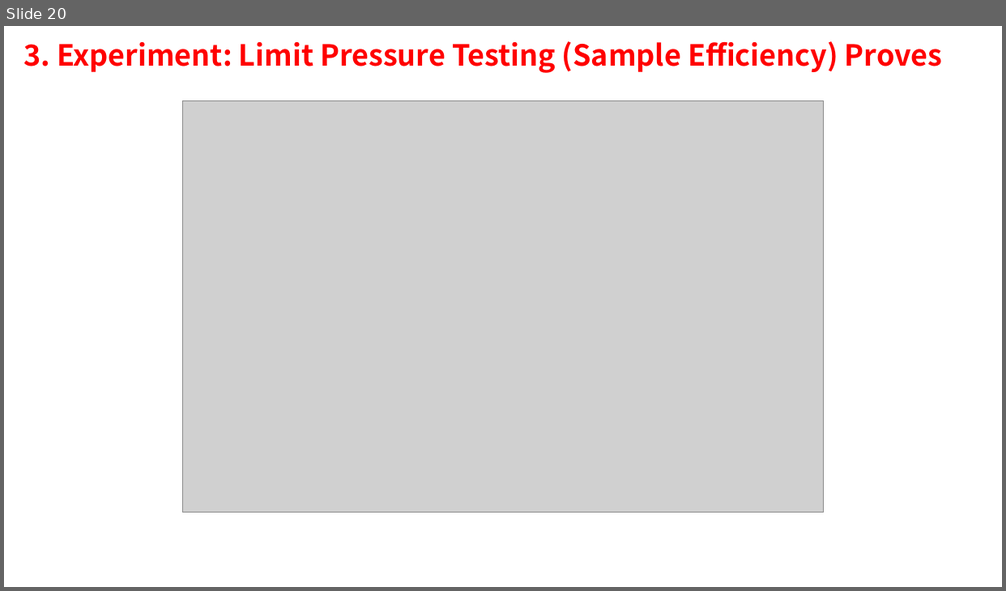
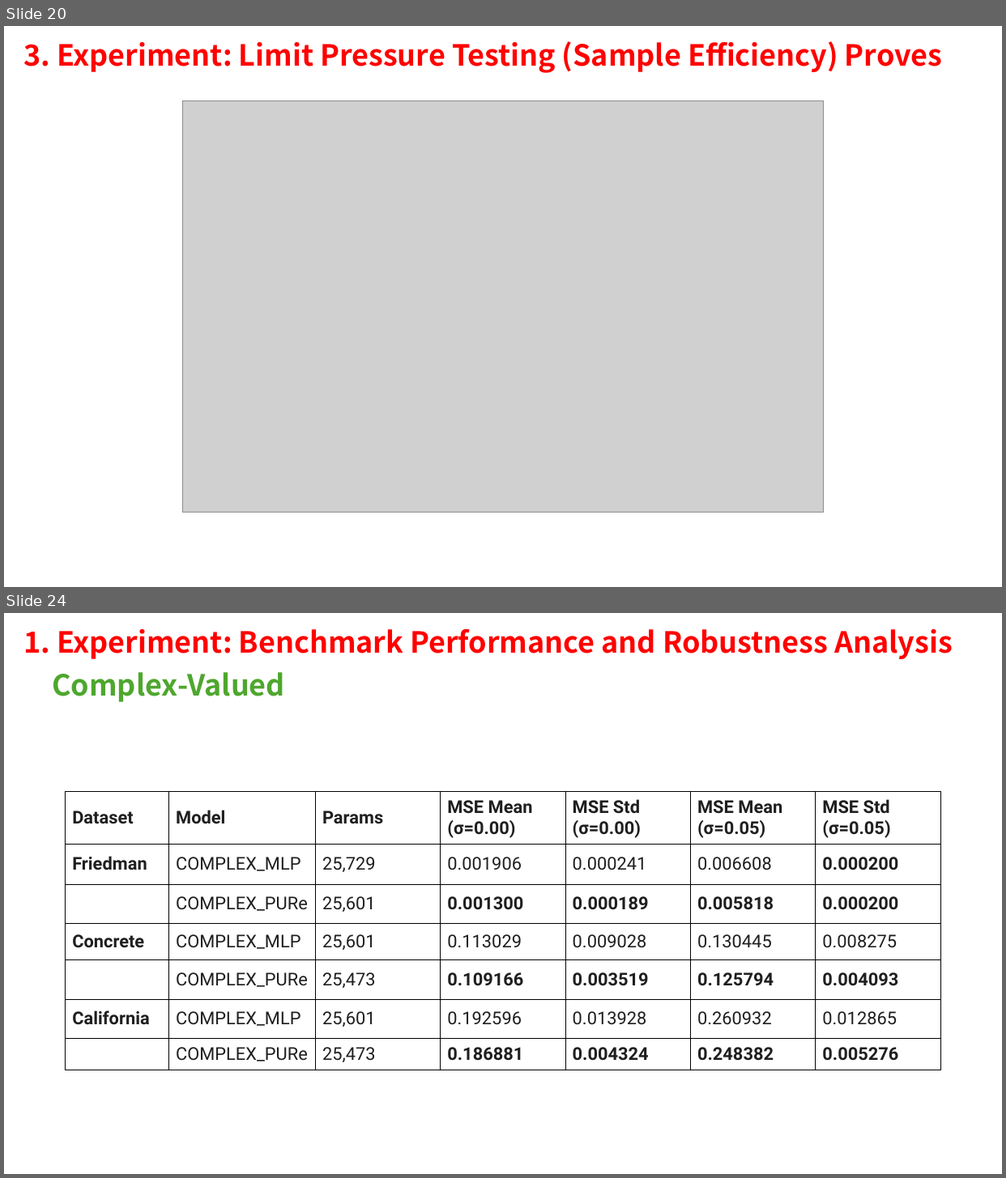
Before and after one commit to ziyuan-li/1d_pure, a slide deck: 1DPURe.pptx. Shown one above the other, each under a label of ours: slide 20 before the commit, slides 20 and 24 after it; the slides between them are not shown. The pictures are 1006x591 and 1006x1178 pixels, drawn with LibreOffice and Linux fonts; fonts in the diff are those of the drawing; grey boxes stand for pictures. Boxes give left, top, right and bottom in pixels: in the first picture for what was removed or moved away, otherwise in the second. Text is boxed around its words. In the diff, an @@ line names an element or a change of style, - is before the commit and + after.

```diff
--- a/1DPURe.pptx
+++ b/1DPURe.pptx
@@ slide 24 added at [4,613,1002,1174], background #FFFFFF @@
@@ text added at [23,629,953,659], 28 pt, text #FF0000, bold @@
+1. Experiment: Benchmark Performance and Robustness Analysis
@@ text added at [52,672,285,702], 28 pt, text #4EA72E, bold @@
+Complex-Valued
@@ table added at [66,791,940,1071], 7 rows, 7 columns @@
+Dataset | Model | Params | MSE Mean (σ=0.00) | MSE Std (σ=0.00) | MSE Mean (σ=0.05) | MSE Std (σ=0.05)
+Friedman | COMPLEX_MLP | 25,729 | 0.001906 | 0.000241 | 0.006608 | 0.000200
+ | COMPLEX_PURe | 25,601 | 0.001300 | 0.000189 | 0.005818 | 0.000200
+Concrete | COMPLEX_MLP | 25,601 | 0.113029 | 0.009028 | 0.130445 | 0.008275
+ | COMPLEX_PURe | 25,473 | 0.109166 | 0.003519 | 0.125794 | 0.004093
+California | COMPLEX_MLP | 25,601 | 0.192596 | 0.013928 | 0.260932 | 0.012865
+ | COMPLEX_PURe | 25,473 | 0.186881 | 0.004324 | 0.248382 | 0.005276
```
Also in this commit, not shown: 9 slides changed, 10 other slides added, 1 other file.
